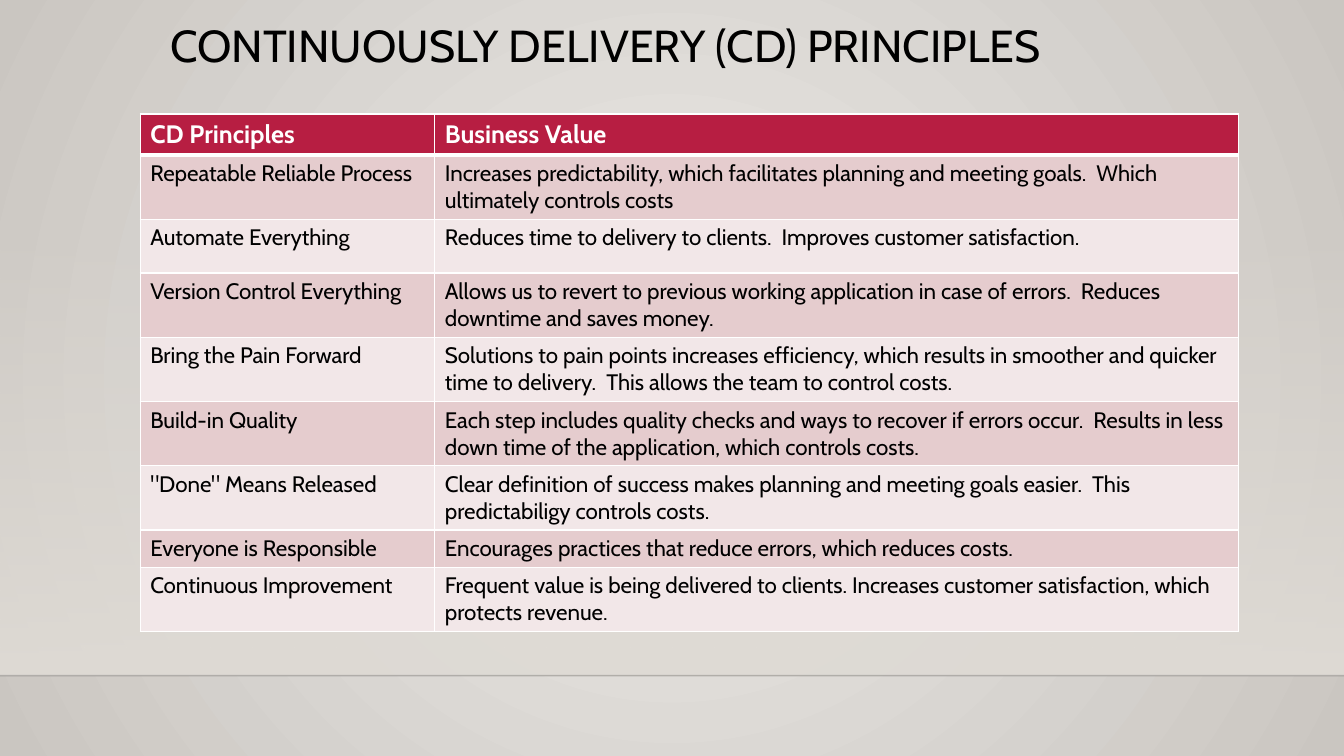
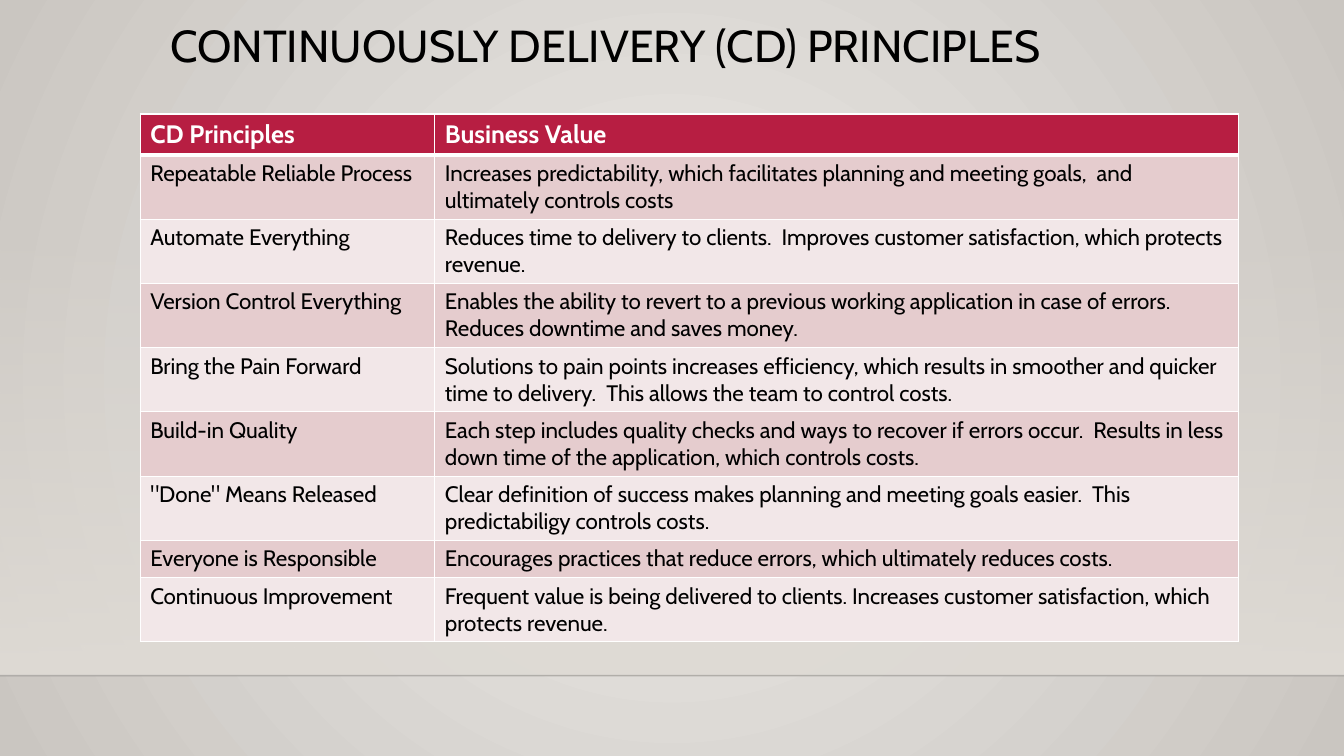
Before and after one commit to acholonu/udacity_cicd_project3, a slide deck: slide 3 of CICD_proposal.pptx. Drawn at 1344x756 pixels with LibreOffice and Linux fonts; fonts in the diff are those of the drawing; background and template pictures are left out. Boxes give left, top, right and bottom in pixels: in the first picture for what was removed or moved away, otherwise in the second. Text is boxed around its words. In the diff, an @@ line names an element or a change of style, - is before the commit and + after.

```diff
--- a/CICD_proposal.pptx
+++ b/CICD_proposal.pptx
@@ table at box(140, 114, 1238, 641) @@
-row 2, column 2: Increases predictability, which facilitates planning and meeting goals. Which ultimately controls costs
+row 2, column 2: Increases predictability, which facilitates planning and meeting goals, and ultimately controls costs
-row 3, column 2: Reduces time to delivery to clients. Improves customer satisfaction.
+row 3, column 2: Reduces time to delivery to clients. Improves customer satisfaction, which protects revenue.
-row 4, column 2: Allows us to revert to previous working application in case of errors. Reduces downtime and saves money.
+row 4, column 2: Enables the ability to revert to a previous working application in case of errors. Reduces downtime and saves money.
-row 8, column 2: Encourages practices that reduce errors, which reduces costs.
+row 8, column 2: Encourages practices that reduce errors, which ultimately reduces costs.
```
Also in this commit, not shown: 4 other slides changed, 3 other files.
